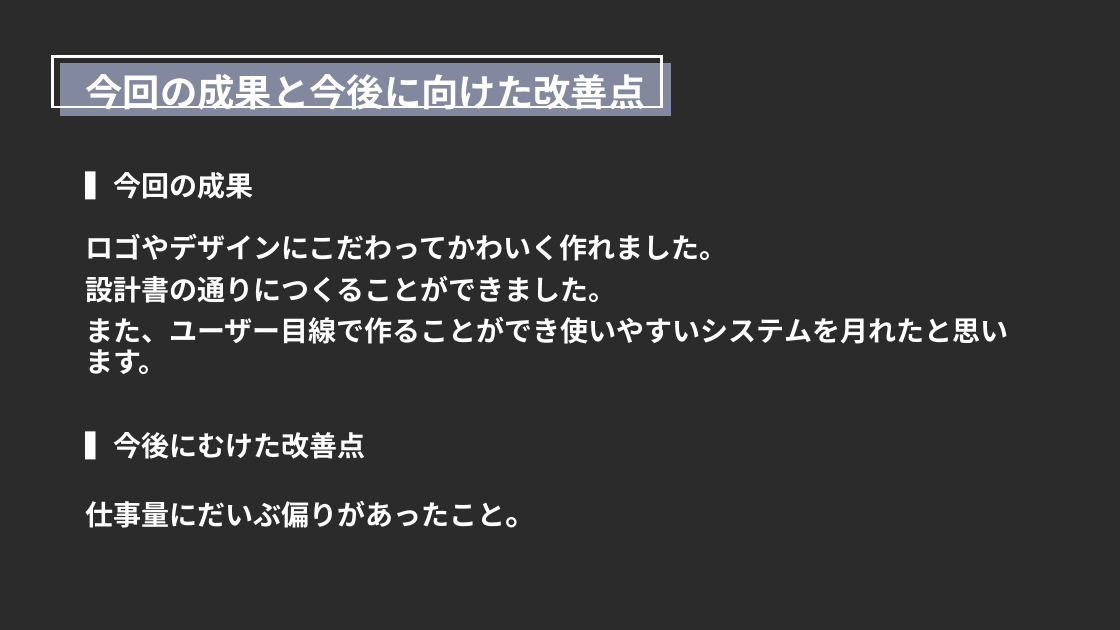
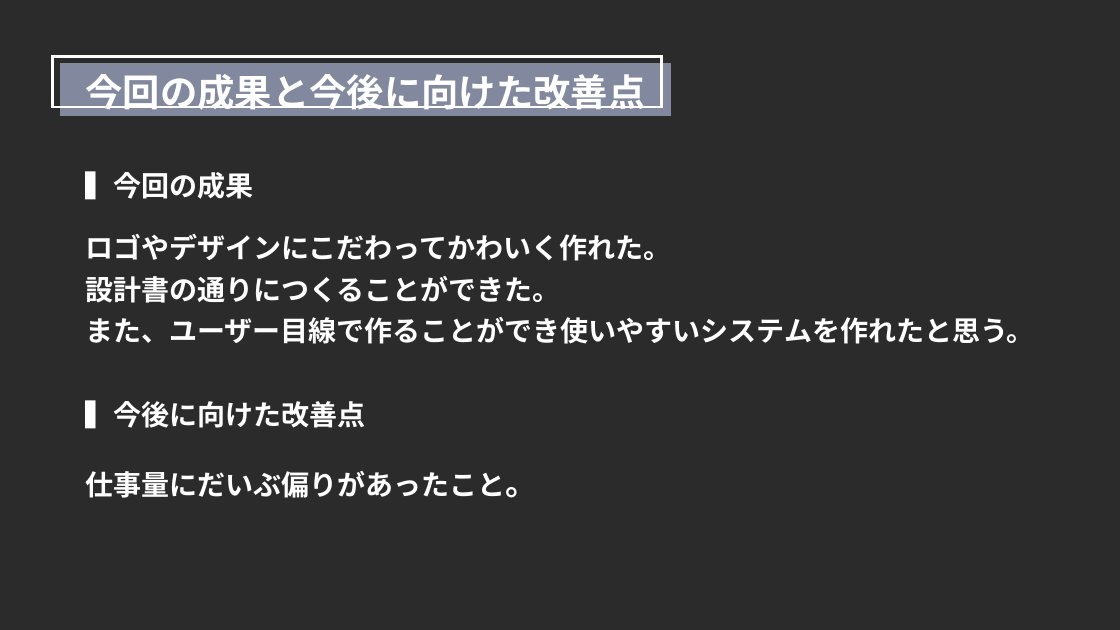
Before and after one commit to ymnrio/2023Dev3Early, a slide deck: slide 20 of 07発表資料/作品公開発表資料 .pptx. Drawn at 1120x630 pixels with LibreOffice and Linux fonts; fonts in the diff are those of the drawing; background and template pictures are left out; a plain dark background stands for a picture behind light text. Boxes give left, top, right and bottom in pixels: in the first picture for what was removed or moved away, otherwise in the second. Text is boxed around its words. In the diff, an @@ line names an element or a change of style, - is before the commit and + after.

```diff
--- a/07発表資料/作品公開発表資料 .pptx
+++ b/07発表資料/作品公開発表資料 .pptx
@@ text at bbox=[85, 234, 1034, 429]: text changed @@
-ロゴやデザインにこだわってかわいく作れました。
-設計書の通りにつくることができました。
-また、ユーザー目線で作ることができ使いやすいシステムを月れたと思います。
-▍今後にむけた改善点
+ロゴやデザインにこだわってかわいく作れた。
+設計書の通りにつくることができた。
+また、ユーザー目線で作ることができ使いやすいシステムを作れたと思う。
+▍今後に向けた改善点
```
Also in this commit, not shown: 7 other slides changed, 3 other files.
